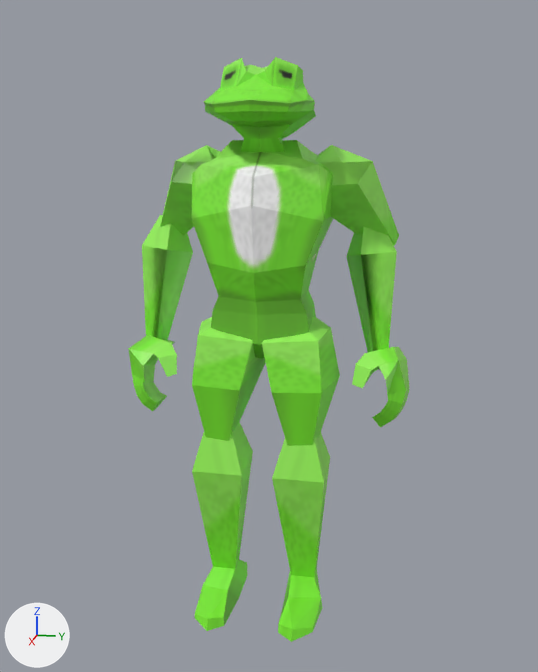
Before and after pictures for a commit that changed the FBX model _Assets/Frog/gloo.fbx.
One viewpoint serves both versions: a camera (50 mm lens) standing at (6.31, 1.3, 4.1) and looking at (0.06, 0.05, 2.54). The lights are fixed; the arrows at lower left show +X, +Y and +Z. Where no turn or scale is listed for an object, it has been applied to the vertices.

Before the edit, the objects in view are built like this:
```python
ob_c_head = bpy.data.objects.new('c.head', me_cube_007)
ob_c_head.location = (0.0, 0.0, 4.44)
ob_c_torso = bpy.data.objects.new('c.torso', me_cube_011)
ob_c_torso.location = (0.0, 0.0, 3.59)
ob_l_arm_lower = bpy.data.objects.new('l.arm.lower', me_cube_008)
ob_l_arm_lower.location = (-0.17, -0.04, 3.69)
ob_l_arm_upper = bpy.data.objects.new('l.arm.upper', me_cube_002)
ob_l_arm_upper.location = (-0.12, 0.0, 3.59)
ob_l_leg_lower = bpy.data.objects.new('l.leg.lower', me_cube_009)
ob_l_leg_lower.location = (0.0, 0.0, 3.59)
ob_l_leg_thigh = bpy.data.objects.new('l.leg.thigh', me_cube_010)
ob_l_leg_thigh.location = (0.0, 0.0, 3.59)
ob_r_arm_lower = bpy.data.objects.new('r.arm.lower', me_cube_003)
ob_r_arm_lower.location = (-0.17, -0.04, 3.69)
ob_r_leg_lower = bpy.data.objects.new('r.leg.lower', me_cube_005)
ob_r_leg_lower.location = (0.0, 0.0, 3.59)
ob_r_leg_thigh = bpy.data.objects.new('r.leg.thigh', me_cube_004)
ob_r_leg_thigh.location = (0.0, 0.0, 3.59)
# also in view: 'r.arm.upper' at (-0.23, -0.75, 3.71); 'l.hand' at (-0.12, 1.04, 2.1); 'r_hand' at (-0.12, -1.06, 2.1)
```
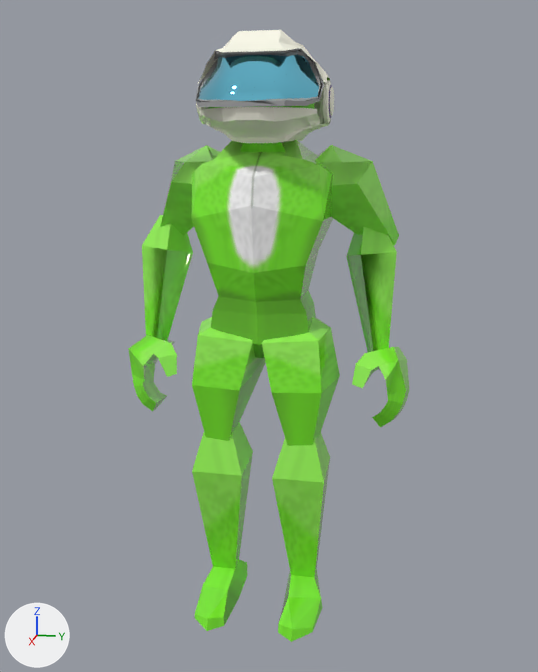
The newer file is also rescaled (x0.4), turned or shifted as a whole; pictures and numbers use the older file's frame.

The change, as a list of edits to the scene's bpy script:
```text
Change mat_frog_uv:
    mat_frog_uv.roughness: 0.5 -> 0.0
Add mat_helmet:
    mat_helmet = principled_material('Helmet')
    mat_helmet.base_color = (1.0, 0.99, 0.849)  # white #fffeed
    mat_helmet.roughness = 1.0
Add mat_goggles:
    mat_goggles = principled_material('Goggles')
    mat_goggles.base_color = (0.333, 0.342, 0.342)  # grey #9c9e9e
Add mat_canstripe_r:
    mat_canstripe_r = principled_material('canstripe.r')
    mat_canstripe_r.base_color = (0.0387, 0.0, 0.184)  # dark purple #370077
    mat_canstripe_r.roughness = 0.39
Add mat_visor:
    mat_visor = principled_material('Visor')
    mat_visor.base_color = (0.221, 0.764, 1.0)  # cyan #81e2ff
    mat_visor.metallic = 1.0
    mat_visor.roughness = 0.0234
Add me_plane:
    me_plane.from_pydata(...)  # 847 vertices, 754 faces; spans x -0.544..0.651, y -0.565..0.565, z -0.291..0.567
    # faces by material slot: [70, 66, 558, 60]
    me_plane.materials.append(mat_visor)  # cyan #81e2ff
    me_plane.materials.append(mat_goggles)  # grey #9c9e9e
    me_plane.materials.append(mat_helmet)  # white #fffeed
    me_plane.materials.append(mat_canstripe_r)  # dark purple #370077
Add ob_c_goggles:
    ob_c_goggles = bpy.data.objects.new('c.goggles', me_plane)
    ob_c_goggles.location = (0.0, 0.0, 4.47)
```

Boxes [x1, y1, x2, y2] around the edits, measured in the pictures (538 x 672 px):
'c.torso', surface changed: [192, 140, 333, 358] in both
'c.goggles', added: after [196, 30, 334, 143]
'r.leg.lower', surface changed: [203, 422, 252, 618] in both
'l.leg.lower', surface changed: [280, 435, 330, 619] in both
'c.head', surface changed: [204, 57, 316, 152] in both
'l.leg.thigh', surface changed: [264, 317, 340, 438] in both
'r.leg.thigh', surface changed: [198, 318, 266, 434] in both
'l.arm.lower', surface changed: [346, 233, 393, 352] in both
'l.arm.upper', surface changed: [316, 146, 372, 235] in both
'r.arm.lower', surface changed: [160, 215, 193, 340] in both
'l.hand', surface changed: [356, 347, 410, 420] in both
'r_hand', surface changed: [128, 339, 175, 411] in both
'r.arm.upper', surface changed: [163, 145, 220, 216] in both
